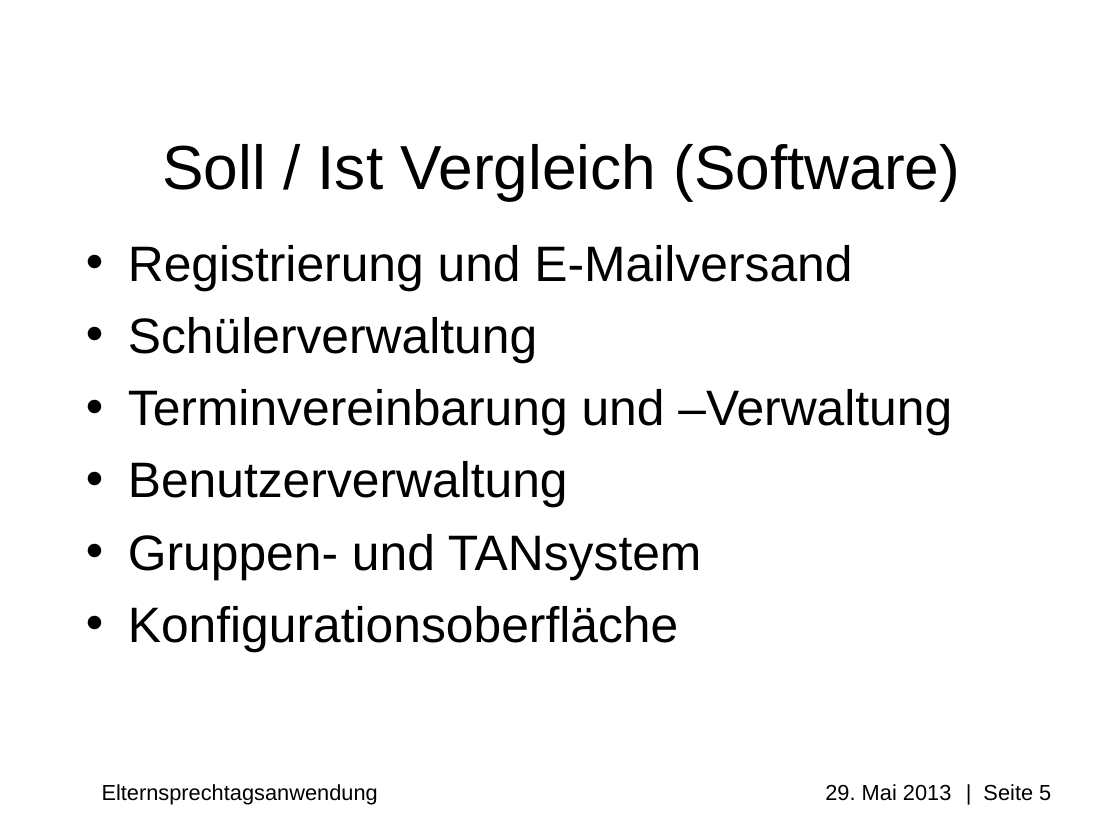
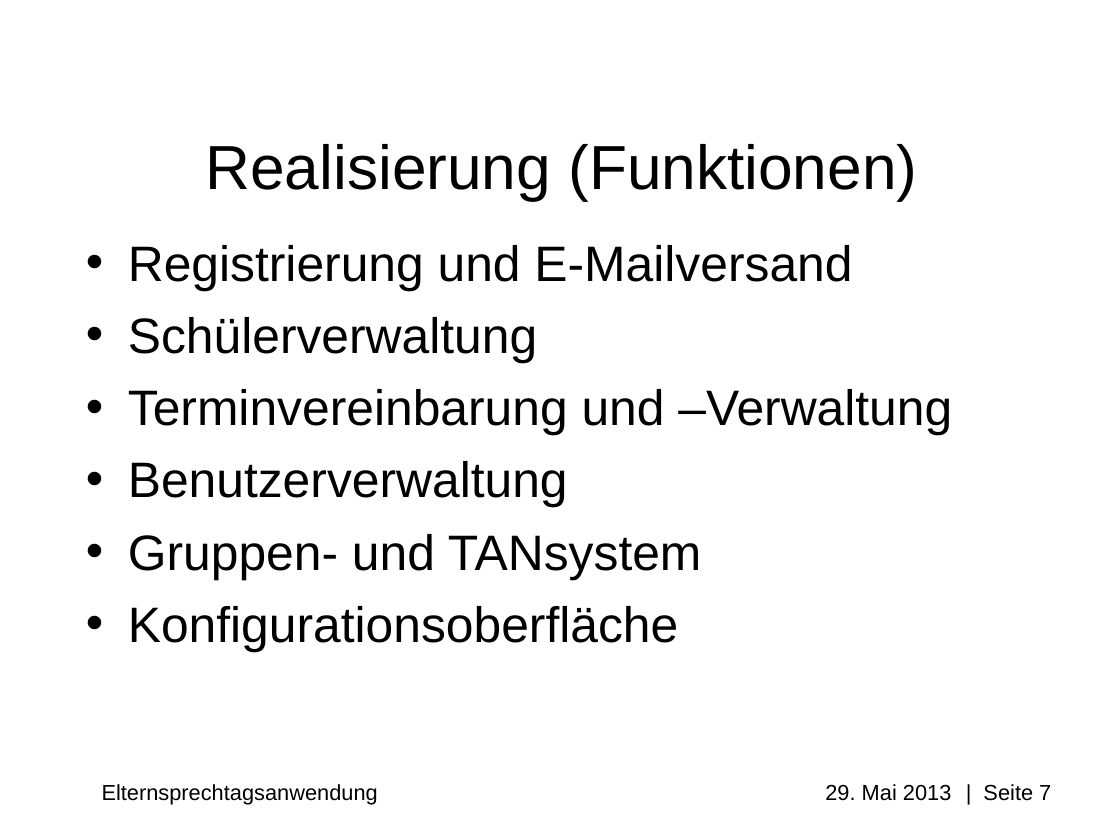
Before and after one commit to Professi/esta, a slide deck: slide 7 of docs/Praesentation/Elternsprechtagsanwendung(ESTA)_pre_alpha_0.0.0.1.ppt (slide 5 before the commit). Drawn at 1120x840 pixels with LibreOffice and Linux fonts; fonts in the diff are those of the drawing; background and template pictures are left out. Boxes give left, top, right and bottom in pixels: in the first picture for what was removed or moved away, otherwise in the second. Text is boxed around its words. In the diff, an @@ line names an element or a change of style, - is before the commit and + after.

```diff
--- a/docs/Praesentation/Elternsprechtagsanwendung(ESTA)_pre_alpha_0.0.0.1.ppt
+++ b/docs/Praesentation/Elternsprechtagsanwendung(ESTA)_pre_alpha_0.0.0.1.ppt
@@ title at bbox=[205, 144, 917, 200]: text changed @@
-Soll / Ist Vergleich (Software)
+Realisierung (Funktionen)
@@ text at bbox=[102, 784, 1051, 805]: text changed @@
-Elternsprechtagsanwendung 29. Mai 2013 | Seite 5
+Elternsprechtagsanwendung 29. Mai 2013 | Seite 7
```
Also in this commit, not shown: 4 other slides changed, 2 slides removed, 2 other files.
